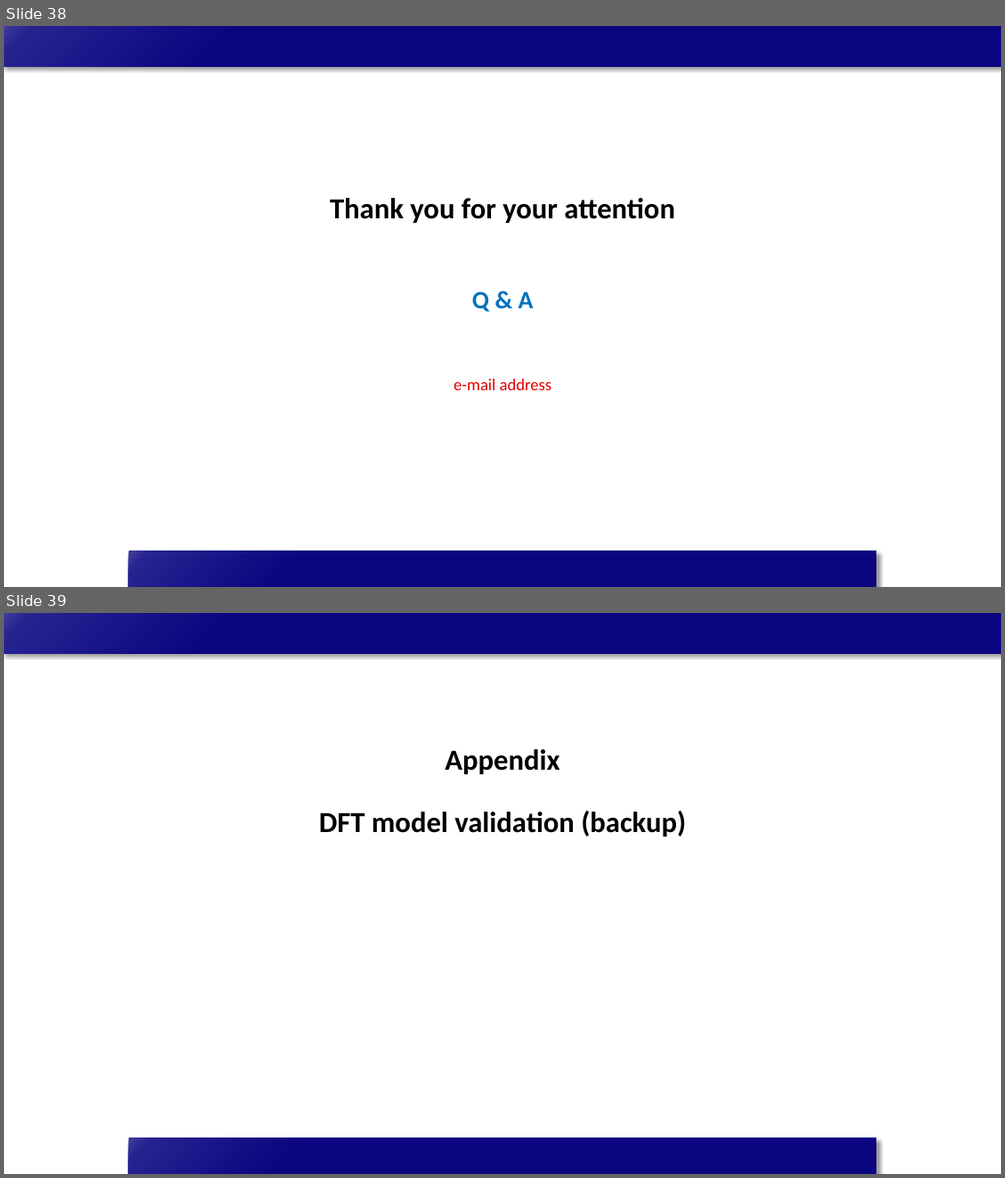
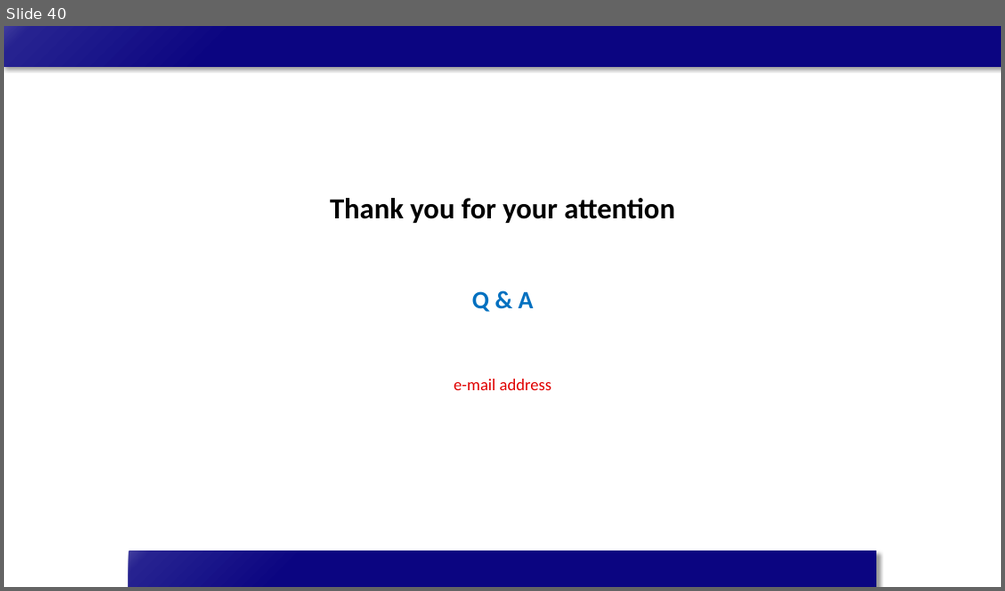
Before and after one commit to limsj0204/letter, a slide deck: 학위논문_디펜스_발표자료.pptx. Shown one above the other, each under a label of ours: slides 38 and 39 before the commit, slide 40 after it. The pictures are 1005x1178 and 1005x591 pixels, drawn with LibreOffice and Linux fonts; fonts in the diff are those of the drawing. Boxes give left, top, right and bottom in pixels: in the first picture for what was removed or moved away, otherwise in the second. Text is boxed around its words. In the diff, an @@ line names an element or a change of style, - is before the commit and + after.

```diff
--- a/학위논문_디펜스_발표자료.pptx
+++ b/학위논문_디펜스_발표자료.pptx
@@ slide 39 removed at (4,613,1001,1174), background #FFFFFF; not listed: 1 template element that a slide beside it also shows @@
@@ subtitle removed at (319,749,686,836) @@
-Appendix
-DFT model validation (backup)
@@ rectangle removed at (129,1138,877,1174) @@
@@ what was slide 38 is now slide 40 @@
```
Also in this commit, not shown: 3 slides changed, 1 other slide removed.
